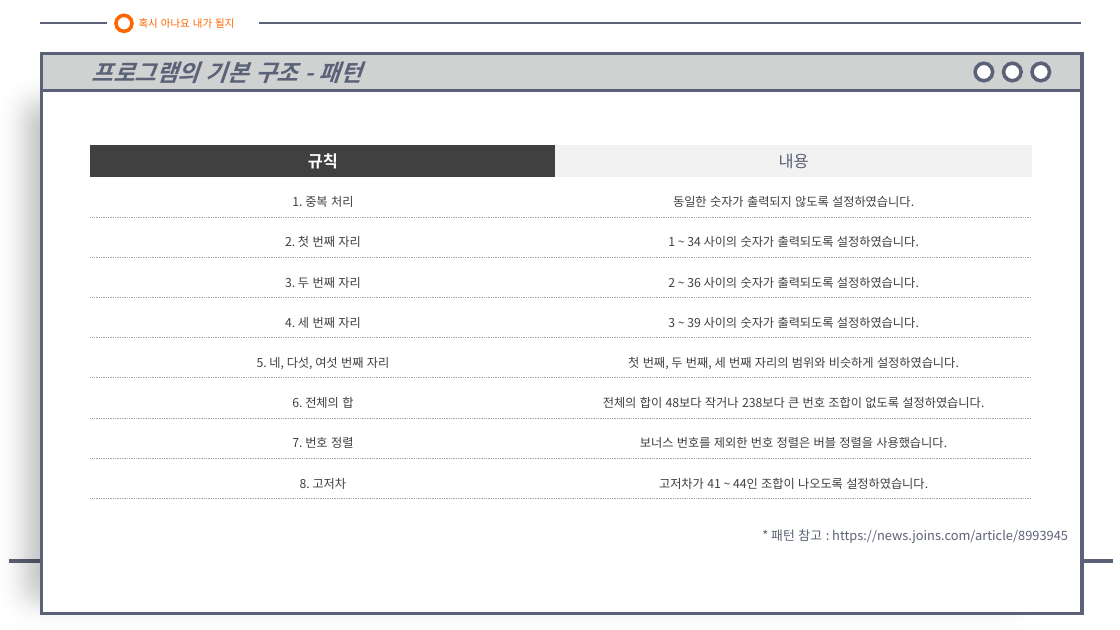
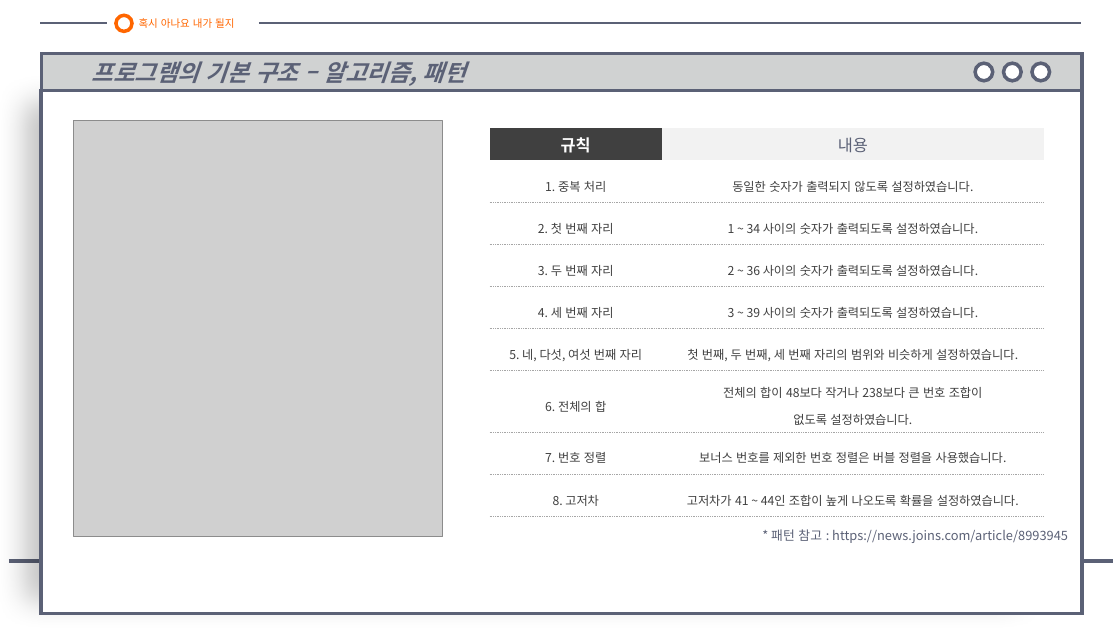
Before and after one commit to galaxy-light/201126-210604, a slide deck: slide 5 of 포트폴리오/로또 번호 추첨기/로또 번호 추첨기 - 양화영.pptx (slide 6 before the commit). Drawn at 1120x630 pixels with LibreOffice and Linux fonts; fonts in the diff are those of the drawing; grey boxes stand for pictures. Boxes give left, top, right and bottom in pixels: in the first picture for what was removed or moved away, otherwise in the second. Text is boxed around its words. In the diff, an @@ line names an element or a change of style, - is before the commit and + after.

```diff
--- a/포트폴리오/로또 번호 추첨기/로또 번호 추첨기 - 양화영.pptx
+++ b/포트폴리오/로또 번호 추첨기/로또 번호 추첨기 - 양화영.pptx
@@ text in rectangle at (92,61,466,86): text changed @@
-  프로그램의 기본 구조 - 패턴
+  프로그램의 기본 구조 – 알고리즘, 패턴
@@ picture added at (74,121,444,537) @@
@@ table at (490,128,1044,510) @@
-row 7, column 2: 전체의 합이 48보다 작거나 238보다 큰 번호 조합이 없도록 설정하였습니다.
+row 7, column 2: 전체의 합이 48보다 작거나 238보다 큰 번호 조합이 / 없도록 설정하였습니다.
-row 9, column 2: 고저차가 41 ~ 44인 조합이 나오도록 설정하였습니다.
+row 9, column 2: 고저차가 41 ~ 44인 조합이 높게 나오도록 확률을 설정하였습니다.
@@ table: place and size @@
-table at (91,145,1033,496)
+table at (490,128,1044,510)
```
Also in this commit, not shown: 1 slide removed, 16 other files.
